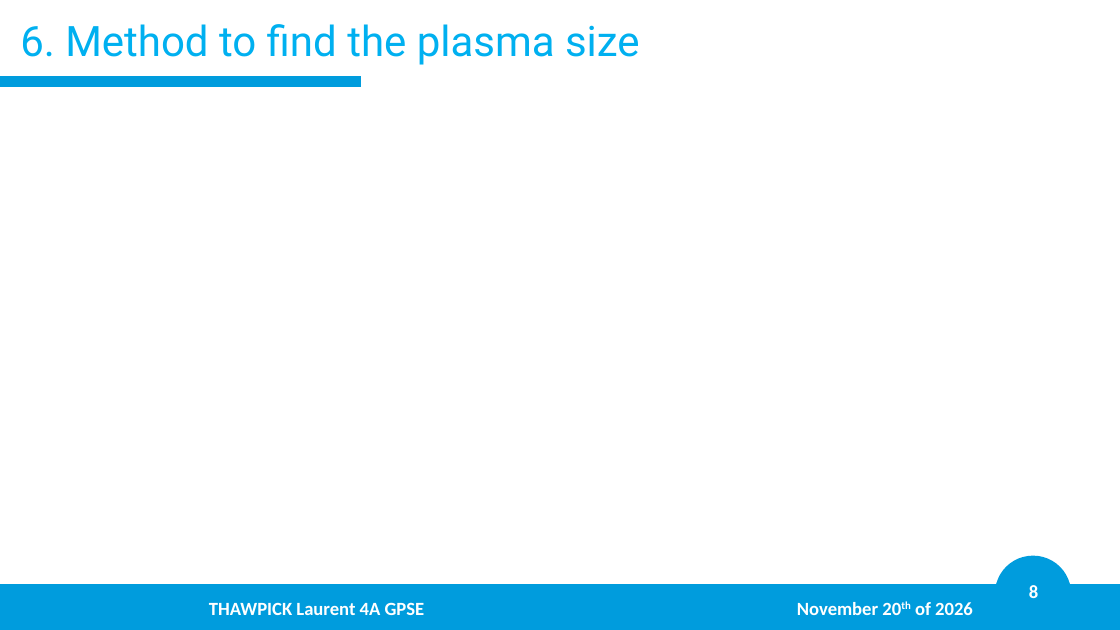
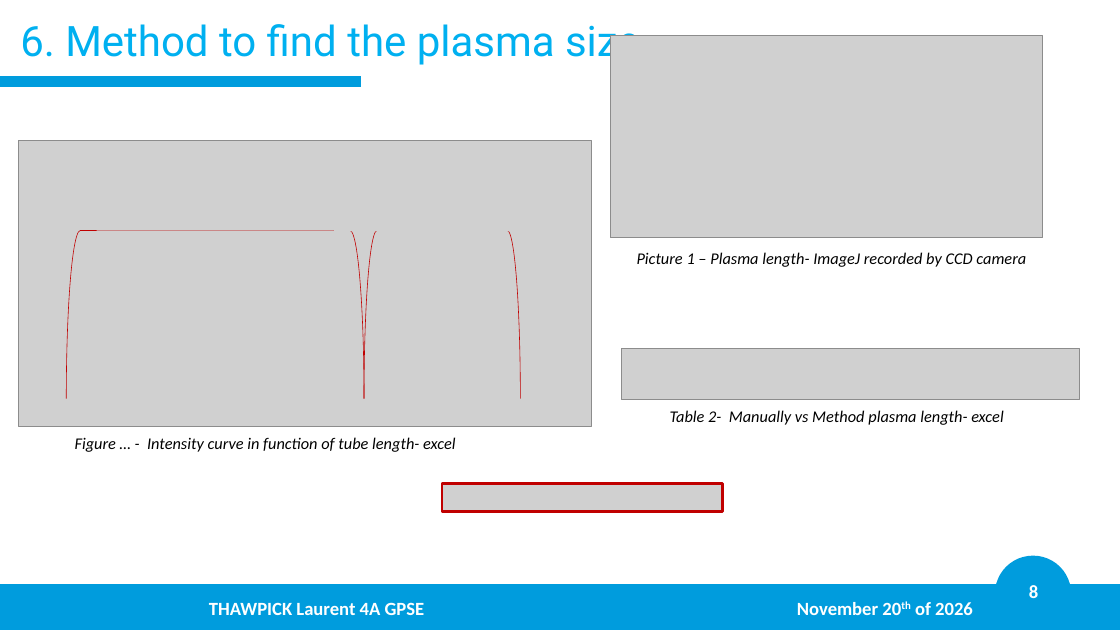
Before and after one commit to LaurentThaw/plasma-tubing, a slide deck: slide 8 of PDR for 20.11.26/PDR.pptx. Drawn at 1120x630 pixels with LibreOffice and Linux fonts; fonts in the diff are those of the drawing; grey boxes stand for pictures; background and template pictures are left out. Boxes give left, top, right and bottom in pixels: in the first picture for what was removed or moved away, otherwise in the second. Text is boxed around its words. In the diff, an @@ line names an element or a change of style, - is before the commit and + after.

```diff
--- a/PDR for 20.11.26/PDR.pptx
+++ b/PDR for 20.11.26/PDR.pptx
@@ picture added at (611, 36, 1044, 239) @@
@@ picture added at (18, 141, 591, 427) @@
@@ picture added at (97, 202, 334, 231) @@
@@ picture added at (334, 202, 571, 232) @@
@@ left bracket added at (66, 230, 364, 398), outline #C00000 0.5 pt @@
@@ left bracket added at (364, 230, 520, 398), outline #C00000 0.5 pt @@
@@ text added at (637, 252, 1026, 267), 14 pt, text #000000, italic @@
+Picture 1 – Plasma length- ImageJ recorded by CCD camera
@@ picture added at (622, 348, 1080, 400) @@
@@ text added at (670, 410, 1003, 425), 14 pt, text #000000, italic @@
+Table 2- Manually vs Method plasma length- excel
@@ text added at (75, 437, 455, 452), 14 pt, text #000000, italic @@
+Figure … - Intensity curve in function of tube length- excel
@@ picture added at (442, 483, 723, 512) @@
```
Also in this commit, not shown: 12 other slides changed, 2 slides removed, 7 other files.
